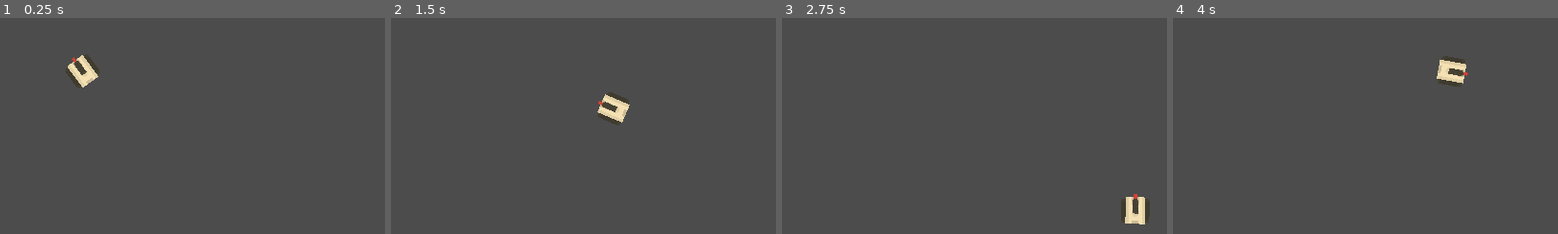
Above: before the commit, frames 1-4 (left to right).
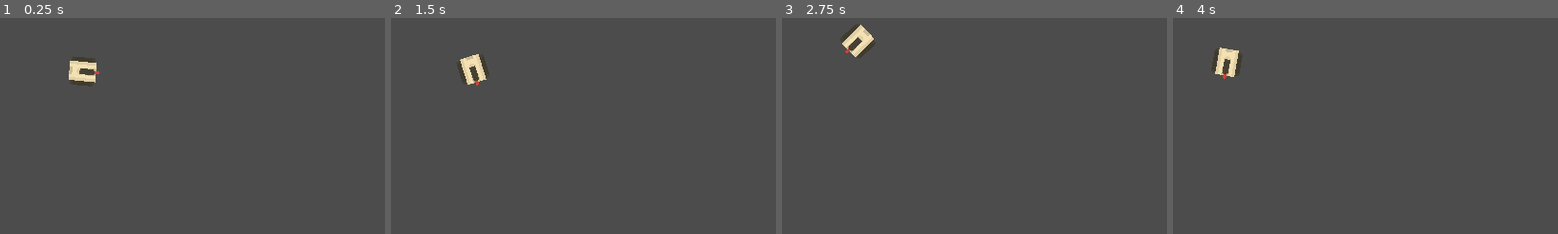
Above: after the commit, the same moments.

Repository: RuanSR/rogue-tank-game
Game: Godot game, scene res://src/Levels/TestLevel/View/TestArea.tscn
Same seed, same stepped clock (60 frames per second), same inputs: the game is played once before the commit and once after it. The engine's default icon, where the game draws it, is replaced by a stand-in: a white triangle on a blue panel in a dark square.
Inputs (mouse positions are in pixels of both pictures, inside the frame that each line leads up to):
- Up to frame 1 (0.25 s): no input
- Up to frame 2 (1.5 s): tap Enter at 0.5 s; move the mouse to (outside the picture) at 0.52 s; hold Right (ui_right) 0.53-1.28 s; move the mouse to (518, 69) at 1.27 s; hold Down (ui_down) from 1.28 s (still down)
- Up to frame 3 (2.75 s): move the mouse to (outside the picture) at 2.02 s; release Down (ui_down) at 2.03 s; hold Right (ui_right) from 2.03 s (still down)
- Up to frame 4 (4 s): move the mouse to (1415, 134) at 2.77 s; release Right (ui_right) at 2.78 s; hold Up (ui_up) 2.78-3.53 s; move the mouse to (outside the picture) at 3.52 s; hold Left (ui_left) from 3.53 s (still down)

The runs differ from the first frame. In frame 1, 0.6% of the frame differs, in the area x 16-27%, y 16-33%; in frame 2, 1.7%; in frame 3, 1.7%, in the area x 15-96%, y 2-96%; in frame 4, 1.7%.

Commit message:
refactor: Refatorou movimentacao e criou movimento de rotacao

Diff:
--- a/src/Modules/PlayerTank/Model/player_tank_model.gd
+++ b/src/Modules/PlayerTank/Model/player_tank_model.gd
@@ -1,4 +1,7 @@
 class_name PlayerModel
+
+const ROTATION_VELOCITY: float = PI / 2
+const MAX_SPEED: int = 100
 
 var speed_velocity: int setget set_speed_velocity, get_speed_velocity
 var bullet_limit_shot: int setget set_bullet_limit_shot, get_bullet_limit_shot
--- a/src/Modules/PlayerTank/Presenter/player_tank_presenter.gd
+++ b/src/Modules/PlayerTank/Presenter/player_tank_presenter.gd
@@ -1,4 +1,6 @@
 class_name PlayerPresenter
+
+var _acceleration: int = 0
 
 var _view: PlayerBase
 
@@ -50,23 +52,32 @@
 	_view.look_at(_view.get_global_mouse_position())
 
 func on_move() -> void:
+	var direction_value := 0
 
-	var dir_x := 0;
-	var dir_y := 0;
+	if (Input.is_action_pressed("ui_up")):
+		direction_value += 1;
+
+	if (Input.is_action_pressed("ui_down")):
+		direction_value -= 1;
+
+	if (direction_value != 0):
+		_acceleration = lerp(_acceleration, _model.MAX_SPEED * direction_value, .03)
+	else:
+		_acceleration = lerp(_acceleration, 0, .05)
+
+	var _linear_velocity = _view.move_and_slide(Vector2(cos(_view.rotation), sin(_view.rotation)) * _acceleration)
+
+func on_rotate() -> void:
+
+	var rot = 0
 
 	if (Input.is_action_pressed("ui_right")):
-		dir_x += 1;
+		rot += 1;
 
 	if (Input.is_action_pressed("ui_left")):
-		dir_x -= 1;
+		rot -= 1;
 
-	if (Input.is_action_pressed("ui_up")):
-		dir_y -= 1;
-
-	if (Input.is_action_pressed("ui_down")):
-		dir_y += 1;
-
-	var _linear_velocity = _view.move_and_slide(Vector2(dir_x, dir_y) * _model.speed_velocity)
+	_view.rotate(_model.ROTATION_VELOCITY * rot * _view.get_physics_process_delta_time())
 
 func on_shoot() -> void:
 
--- a/src/Modules/PlayerTank/View/PlayerTank.tscn
+++ b/src/Modules/PlayerTank/View/PlayerTank.tscn
@@ -54,6 +54,7 @@
 [node name="PlayerTank" type="KinematicBody2D"]
 collision_mask = 6
 script = ExtResource( 2 )
+speed_velocity = 100
 
 [node name="TankBodySkinManager" parent="." instance=ExtResource( 7 )]
 selected_index_texture = 5
--- a/src/Modules/PlayerTank/View/player_tank_view.gd
+++ b/src/Modules/PlayerTank/View/player_tank_view.gd
@@ -8,14 +8,15 @@
 
 	load_selected_texture()
 
-func _process(_delta):
+func _physics_process(_delta):
 
 	if (_is_editor_tool()):
 		return
 
 	_presenter.on_move()
+	_presenter.on_rotate()
 	_presenter.on_shoot()
-	_presenter.look_at_mouse()
+	# _presenter.look_at_mouse()
 
 func _draw():
 	if (_is_editor_tool()):
